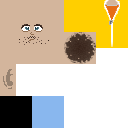
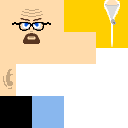
Comparing the layer stacks of the two 128 × 128 images. Changes:
hid "Jessie" over [0, 0, 119, 96]
